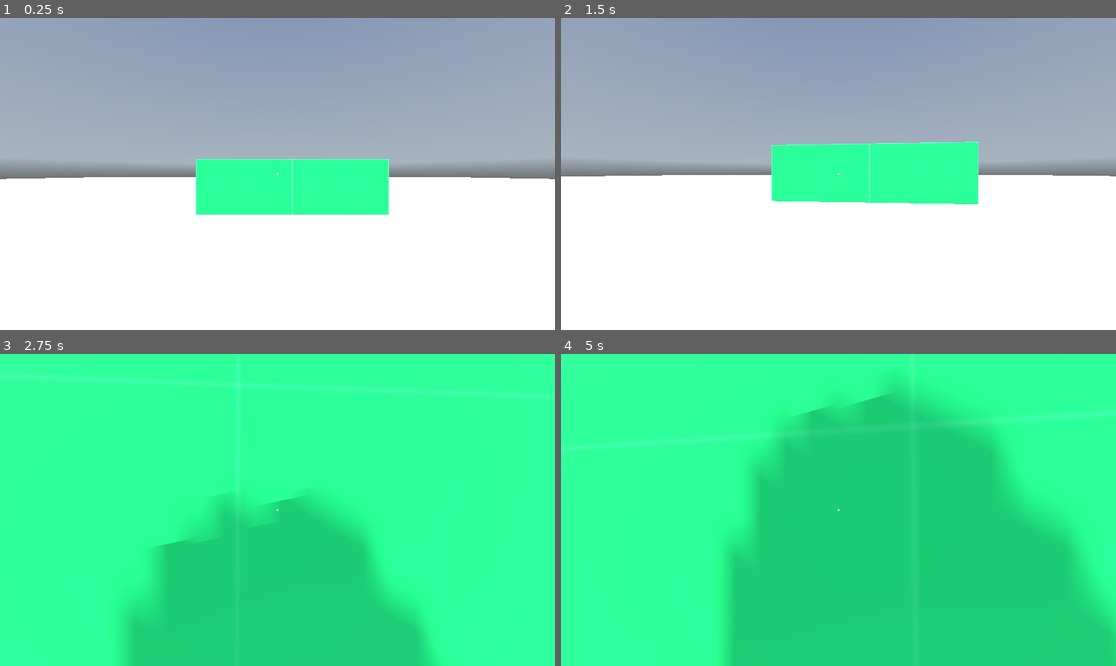
Above: before the commit, frames 1-4 (two rows, left to right).
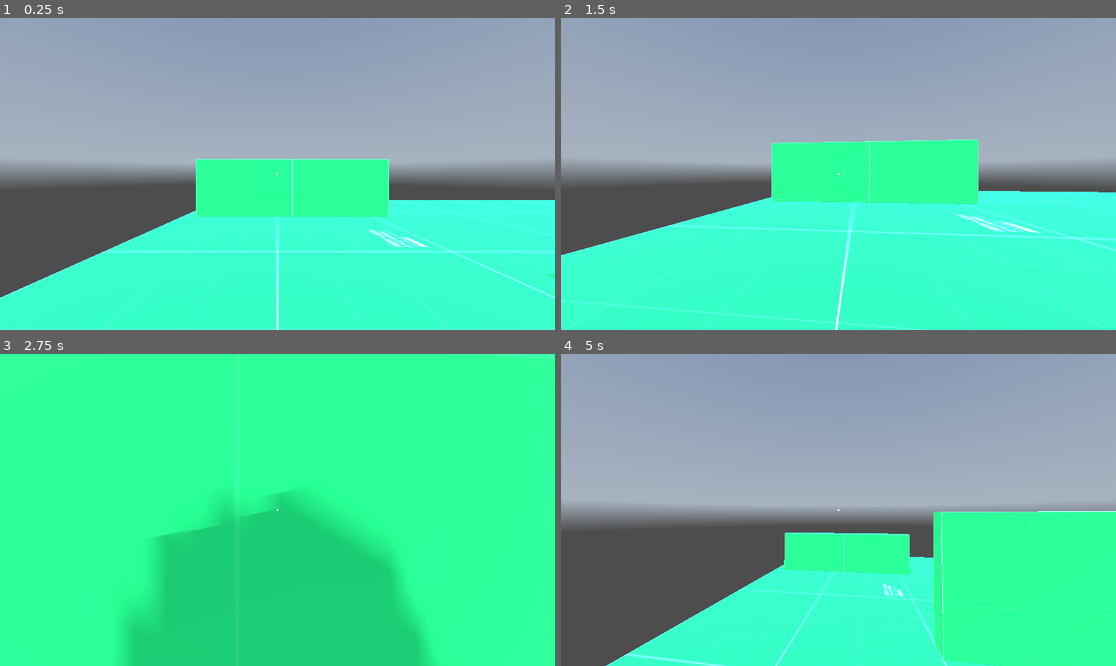
Above: after the commit, the same moments.

Repository: UPWRD1/game
Game: Godot game, scene res://scenes/world.tscn
Same seed, same stepped clock (60 frames per second), same inputs: the game is played once before the commit and once after it. A sky picture missing from this copy of the repository is replaced by a grey-blue gradient.
Inputs (mouse positions are in pixels of both pictures, inside the frame that each line leads up to):
- Up to frame 1 (0.25 s): no input
- Up to frame 2 (1.5 s): move the mouse to (866, 174) at 0.52 s; hold Shift (move_sprint) 0.53-1.28 s; hold W (move_forward) from 0.53 s (still down); tap Space (move_jump) at 0.77 s; move the mouse to (810, 174) at 1.27 s; tap Shift (move_sprint) at 1.35 s
- Up to frame 3 (2.75 s): keep holding W (move_forward); tap Space (move_jump) at 1.52 s; move the mouse to (288, 503) at 2.02 s; hold Shift (move_sprint) from 2.03 s (still down)
- Up to frame 4 (5 s): keep holding W (move_forward); move the mouse to (832, 516) at 2.77 s; release Shift (move_sprint) at 2.78 s; tap Shift (move_sprint) at 2.85, 4.35 s; tap Space (move_jump) at 3.02, 3.77, 4.52 s; move the mouse to (877, 513) at 3.52 s; hold Shift (move_sprint) 3.53-4.28 s; move the mouse to (794, 506) at 4.27 s

The runs differ from the first frame. In frame 1, 45% of the frame differs, in the area x 0-100%, y 51-100%; in frame 2, 47%; in frame 3, 0.8%; in frame 4, 98%, in the area x 0-100%, y 0-100%.

Commit message:
Fixed some stuff (lost files :( )

Diff:
--- a/test/scenes/world.tscn
+++ b/test/scenes/world.tscn
@@ -25,8 +25,6 @@
 
 [sub_resource type="StandardMaterial3D" id="StandardMaterial3D_i11u5"]
 albedo_texture = ExtResource("4_x8haq")
-
-[sub_resource type="StandardMaterial3D" id="StandardMaterial3D_b7tet"]
 
 [node name="world" type="Node3D"]
 script = ExtResource("1_x87ln")
@@ -151,9 +149,3 @@
 use_collision = true
 size = Vector3(12, 1, 14)
 material = SubResource("StandardMaterial3D_jxrtg")
-
-[node name="CSGBox3D19" type="CSGBox3D" parent="geometry"]
-transform = Transform3D(23.63, 0, 0, 0, 1, 0, 0, 0, 23.63, 0, 0.132668, 0)
-use_collision = true
-size = Vector3(12, 1, 14)
-material = SubResource("StandardMaterial3D_b7tet")
Not shown: 1 places in test/scenes/world.tscn that only renumber resources
